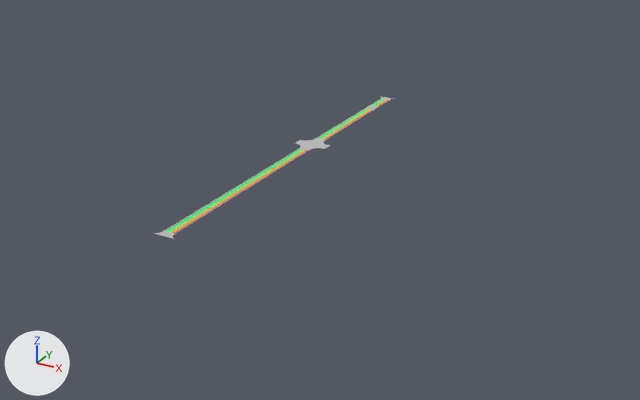
What one commit did to the FBX model Assets/Models/City/Meshes/Autodrom Road Helper.fbx.
Before and after are seen from a 50 mm lens placed at (3890.0, -3777.0, 154.0), pointed at (3691.0, -3414.0, -27.0). The lights are fixed; the arrows at lower left show +X, +Y and +Z. The picture after the commit comes second. Where no turn or scale is listed for an object, it has been applied to the vertices.

The first picture shows 'Autodrom Road Helper'.
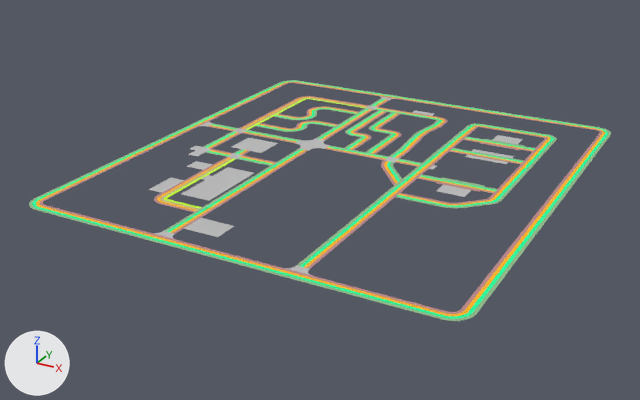
Pixel boxes [x1, y1, x2, y2] of what changed, in the pictures (640 x 400 px):
```json
{"object": "Autodrom Road Helper", "change": "reshaped", "before": [153, 96, 393, 239], "after": [29, 80, 611, 321], "on screen": "142% wider, 68% taller"}
{"part": 1, "of": "me_mesh", "change": "added", "after": [29, 80, 611, 321]}
```

Edits to the scene script, one JSON object a line:
```json
{"op": "add", "block": "mat_lane_2_l", "code": ["mat_lane_2_l = principled_material('Lane 2 L')", "mat_lane_2_l.base_color = (0.588, 1.0, 0.0)  # green #caff00", "mat_lane_2_l.roughness = 0.859"]}
{"op": "add", "block": "mat_lane_2_r", "code": ["mat_lane_2_r = principled_material('Lane 2 R')", "mat_lane_2_r.base_color = (0.502, 0.486, 0.251)  # beige #bcb989", "mat_lane_2_r.roughness = 0.859"]}
{"block": "me_mesh", "where": "# used by ob_autodrom_road_helper; location = (3700.0, -3400.0, -10.0)"}
{"op": "remove", "block": "me_mesh", "code": "me_mesh.from_pydata(...)  # 98 vertices, 48 faces; spans x -39.0..-21.0, y -113.0..112.0, z 0.0"}
{"op": "add", "block": "me_mesh", "code": "me_mesh.from_pydata(...)  # 1920 vertices, 1412 faces; spans x -107.0..107.0, y -119.0..118.0, z 0.0..2.0"}
{"block": "me_mesh", "change": "me_mesh part 1: 1822 vertices added at x -107.0..107.0, y -119.0..118.0, z 0.0..2.0"}
{"op": "add", "block": "me_mesh", "code": "me_mesh.materials.append(mat_lane_2_r)  # beige #bcb989"}
{"op": "add", "block": "me_mesh", "code": "me_mesh.materials.append(mat_lane_2_l)  # green #caff00"}
```
